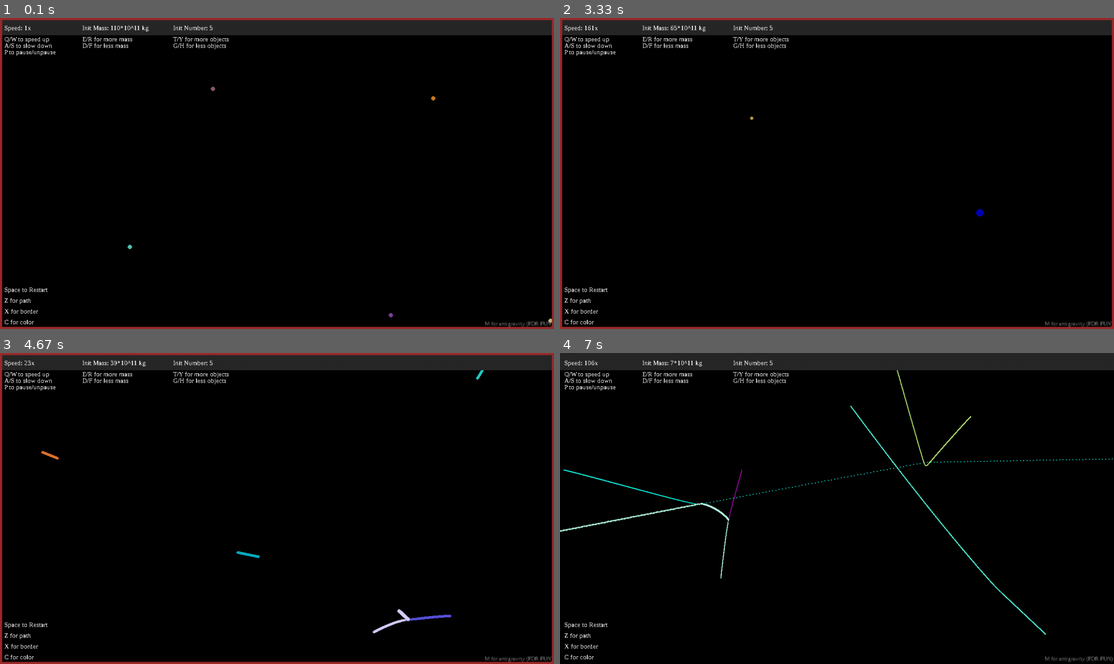
Above: before the commit, frames 1-4 (two rows, left to right).
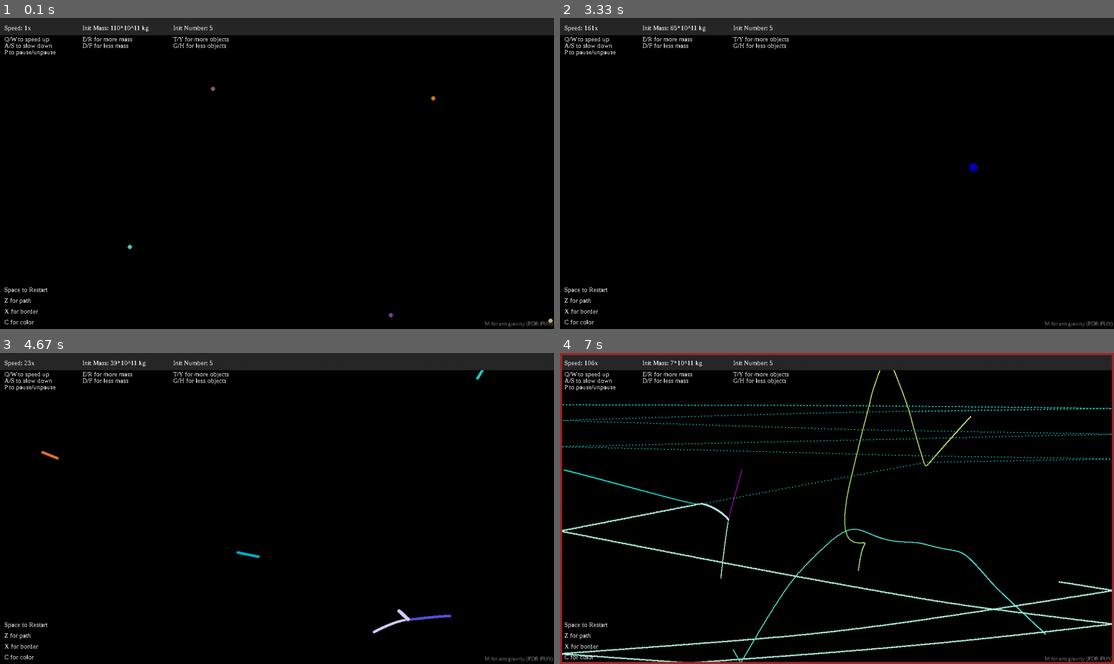
Above: after the commit, the same moments.

Repository: HiDoYa/gravity-simulation
Game: pygame game, started from simulation/main.py
Same seed, same stepped clock (60 frames per second), same inputs: the game is played once before the commit and once after it.
Inputs:
- Up to frame 1 (0.1 s): no input
- Up to frame 2 (3.33 s): hold D 0.33-0.8 s; hold W 0.83-1.13 s; tap Space at 0.9, 1.23, 1.53, 1.73, 2.03, 2.3, 2.63, 2.93, 3.07 s; tap Z at 0.98, 2.38 s; hold D 1.17-1.63 s; tap Y at 1.32, 2.72 s; hold A 1.67-2.2 s; hold S 2.23-2.53 s; hold A 2.57-2.97 s; hold W from 3 s (still down)
- Up to frame 3 (4.67 s): release W at 3.37 s; hold D 3.4-4.03 s; tap Space at 3.47, 3.77, 4.13, 4.53 s; tap Z at 3.55 s; hold S 4.07-4.43 s; tap Y at 4.22 s; hold A from 4.47 s (still down)
- Up to frame 4 (7 s): tap Space at 4.83, 5.03, 5.33, 5.53, 6.2, 6.5, 6.7 s; release A at 4.93 s; hold D 4.97-5.43 s; tap Z at 5.12, 6.28 s; hold W 5.47-5.77 s; tap Y at 5.62, 6.78 s; tap X at 5.8 s; hold D 6.13-6.6 s; hold A from 6.63 s (still down)

The runs differ from the first frame. In frame 1, 2.5% of the frame differs, in the area x 0-100%, y 0-100%; in frame 2, 2.5%; in frame 3, 2.5%; in frame 4, 6.0%.

Commit message:
Screw borders

Diff:
--- a/simulation/main.py
+++ b/simulation/main.py
@@ -86,7 +86,7 @@
 pause = False
 draw_path = False
 draw_color = True
-border = True
+border = False
 
 # Constant
 GRAV_CONST = 6.67408 * (10 ** (-11))
